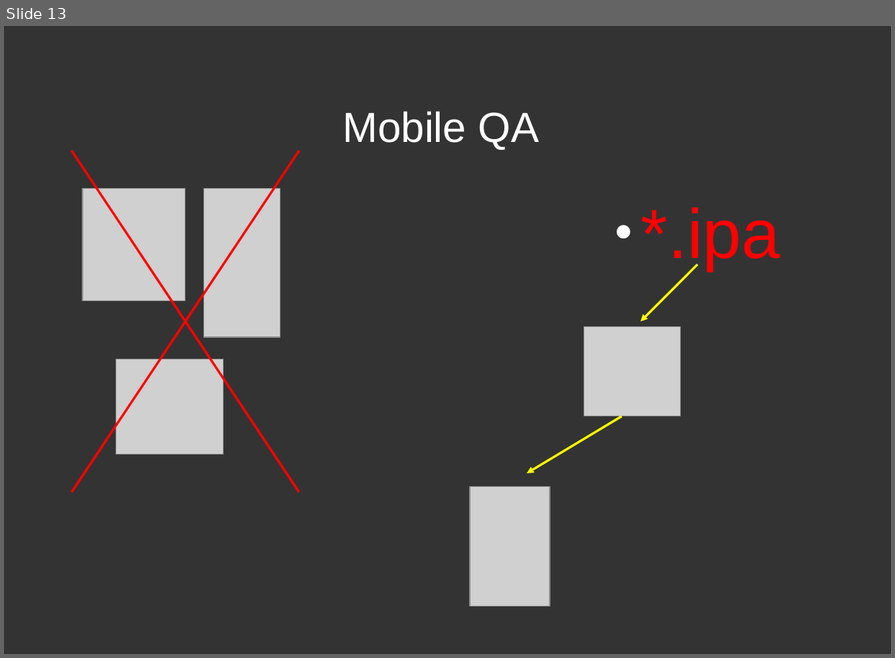
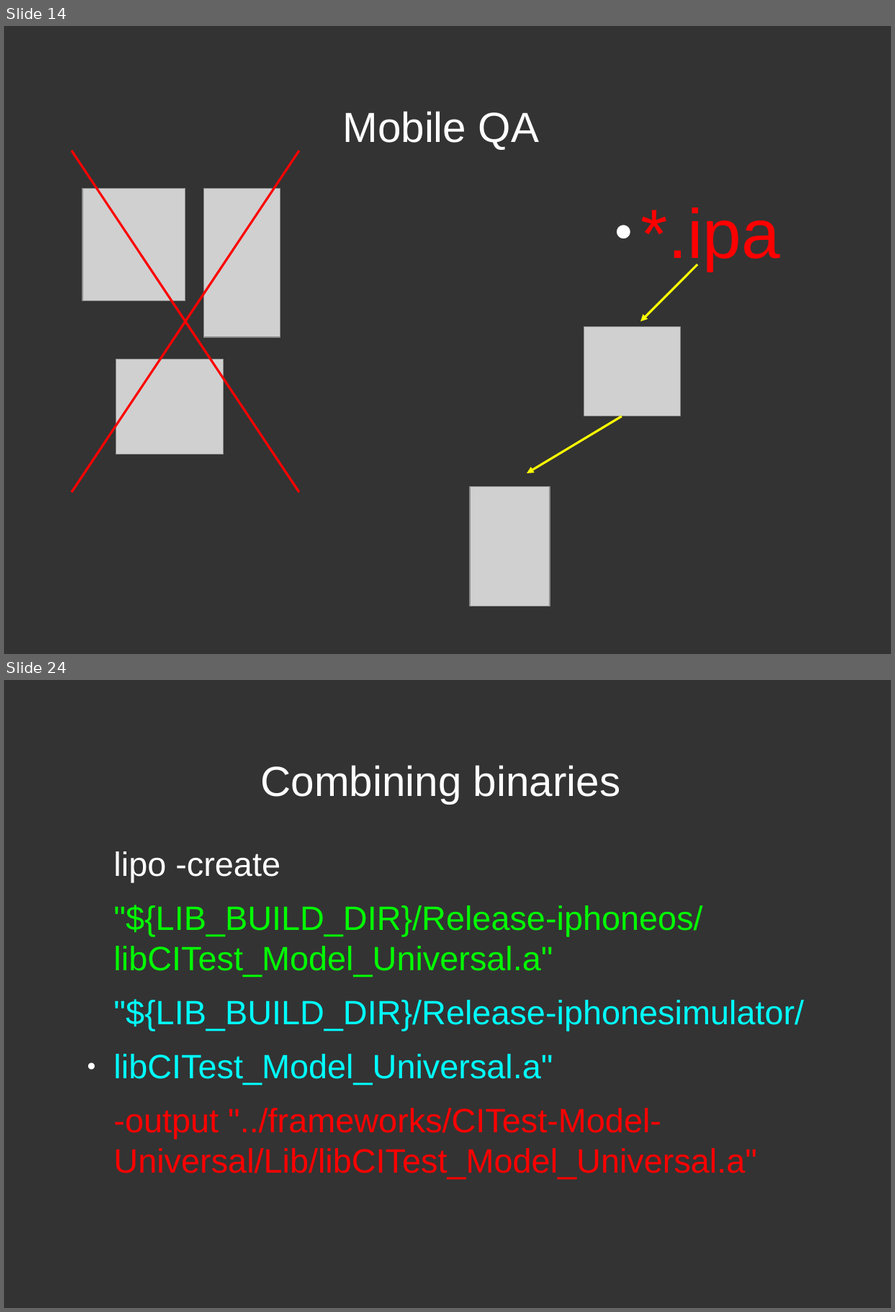
Before and after one commit to dodikk/iOS-articles, a slide deck: 3-iContiniousIntegration/ciPresentation.odp. Shown one above the other, each under a label of ours: slide 13 before the commit, slides 14 and 24 after it; the slides between them are not shown. The pictures are 895x658 and 895x1312 pixels, drawn with LibreOffice and Linux fonts; fonts in the diff are those of the drawing; grey boxes stand for pictures. Boxes give left, top, right and bottom in pixels: in the first picture for what was removed or moved away, otherwise in the second. Text is boxed around its words. In the diff, an @@ line names an element or a change of style, - is before the commit and + after.

```diff
--- a/3-iContiniousIntegration/ciPresentation.odp
+++ b/3-iContiniousIntegration/ciPresentation.odp
@@ slide 24 added at (4, 680, 891, 1308), background #333333 @@
@@ title added at (261, 765, 621, 804), 39.9 pt, text #FFFFFF @@
+Combining binaries
@@ text added at (113, 851, 804, 1179), 32 pt, text #FF0000 @@
+lipo -create
+"${LIB_BUILD_DIR}/Release-iphoneos/libCITest_Model_Universal.a"
+"${LIB_BUILD_DIR}/Release-iphonesimulator/
+● libCITest_Model_Universal.a"
+-output "../frameworks/CITest-Model-Universal/Lib/libCITest_Model_Universal.a"
@@ what was slide 13 is now slide 14 @@
```
Also in this commit, not shown: 11 other slides added, 1 slide removed, 1 other file.
